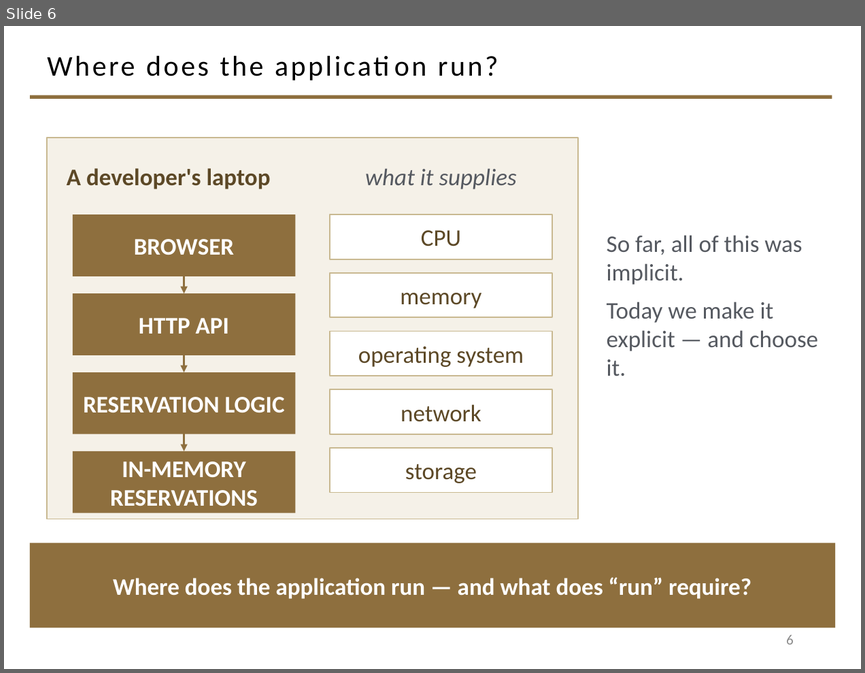
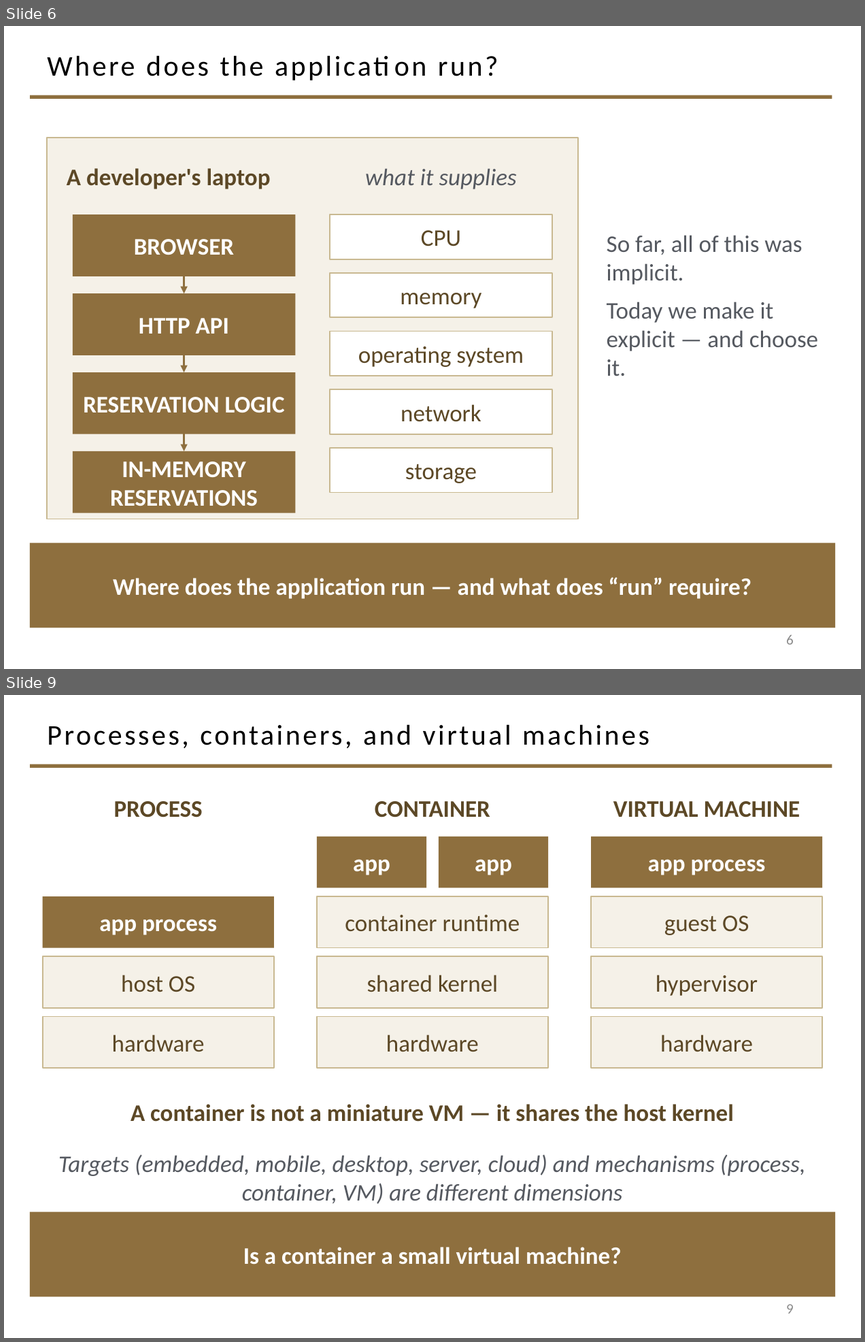
Before and after one commit to davisjam/model-based-agentic-software-engineering, a slide deck: course/lectures/act-3-software-in-the-world/02-compute-environments-and-data-management/3-1-Compute-Environments-and-Deployment.pptx. Shown one above the other, each under a label of ours: slide 6 before the commit, slides 6 and 9 after it; the slides between them are not shown. The pictures are 865x673 and 865x1342 pixels, drawn with LibreOffice and Linux fonts; fonts in the diff are those of the drawing; background and template pictures are left out. Boxes give left, top, right and bottom in pixels: in the first picture for what was removed or moved away, otherwise in the second. Text is boxed around its words. In the diff, an @@ line names an element or a change of style, - is before the commit and + after.

```diff
--- a/course/lectures/act-3-software-in-the-world/02-compute-environments-and-data-management/3-1-Compute-Environments-and-Deployment.pptx
+++ b/course/lectures/act-3-software-in-the-world/02-compute-environments-and-data-management/3-1-Compute-Environments-and-Deployment.pptx
@@ slide 9 added at [4, 695, 861, 1338], background #FFFFFF; not listed: 1 template element that a slide beside it also shows @@
@@ title added at [47, 724, 649, 748], 24 pt, text #000000 @@
+Processes, containers, and virtual machines
@@ text added at [114, 801, 203, 817], 20 pt, text #5C4826, bold @@
+PROCESS
@@ text added at [375, 801, 490, 817], 20 pt, text #5C4826, bold @@
+CONTAINER
@@ text added at [613, 801, 800, 817], 20 pt, text #5C4826, bold @@
+VIRTUAL MACHINE
@@ rectangle added at [317, 836, 426, 888], fill #8E6F3E, 20 pt, text #FFFFFF, bold @@
+app
@@ rectangle added at [439, 836, 548, 888], fill #8E6F3E, 20 pt, text #FFFFFF, bold @@
+app
@@ rectangle added at [591, 836, 822, 888], fill #8E6F3E, 20 pt, text #FFFFFF, bold @@
+app process
@@ rectangle added at [43, 896, 274, 948], fill #8E6F3E, 20 pt, text #FFFFFF, bold @@
+app process
@@ rectangle added at [317, 896, 548, 948], fill #F5F1E8, outline #C9B991 1 pt, 20 pt, text #5C4826 @@
+container runtime
@@ rectangle added at [591, 896, 822, 948], fill #F5F1E8, outline #C9B991 1 pt, 20 pt, text #5C4826 @@
+guest OS
@@ rectangle added at [43, 956, 274, 1008], fill #F5F1E8, outline #C9B991 1 pt, 20 pt, text #5C4826 @@
+host OS
@@ rectangle added at [317, 956, 548, 1008], fill #F5F1E8, outline #C9B991 1 pt, 20 pt, text #5C4826 @@
+shared kernel
@@ rectangle added at [591, 956, 822, 1008], fill #F5F1E8, outline #C9B991 1 pt, 20 pt, text #5C4826 @@
+hypervisor
@@ rectangle added at [43, 1016, 274, 1068], fill #F5F1E8, outline #C9B991 1 pt, 20 pt, text #5C4826 @@
+hardware
@@ rectangle added at [317, 1016, 548, 1068], fill #F5F1E8, outline #C9B991 1 pt, 20 pt, text #5C4826 @@
+hardware
@@ rectangle added at [591, 1016, 822, 1068], fill #F5F1E8, outline #C9B991 1 pt, 20 pt, text #5C4826 @@
+hardware
@@ text added at [130, 1104, 734, 1121], 20 pt, text #5C4826, bold @@
+A container is not a miniature VM — it shares the host kernel
@@ text added at [58, 1154, 806, 1204], 20 pt, text #555960, italic @@
+Targets (embedded, mobile, desktop, server, cloud) and mechanisms (process, container, VM) are different dimensions
@@ rectangle added at [30, 1212, 835, 1297], fill #8E6F3E, 20 pt, text #FFFFFF, bold @@
+Is a container a small virtual machine?
@@ page number added at [786, 1304, 793, 1313], 12 pt, text #8C8C8C @@
+9
```
Also in this commit, not shown: 4 other slides added.
